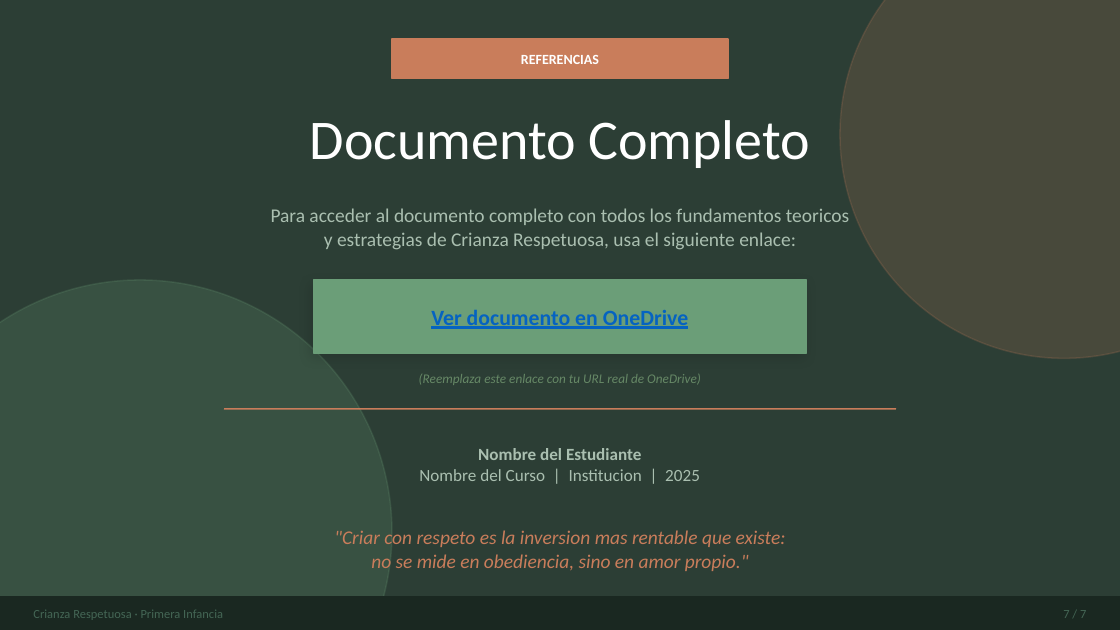
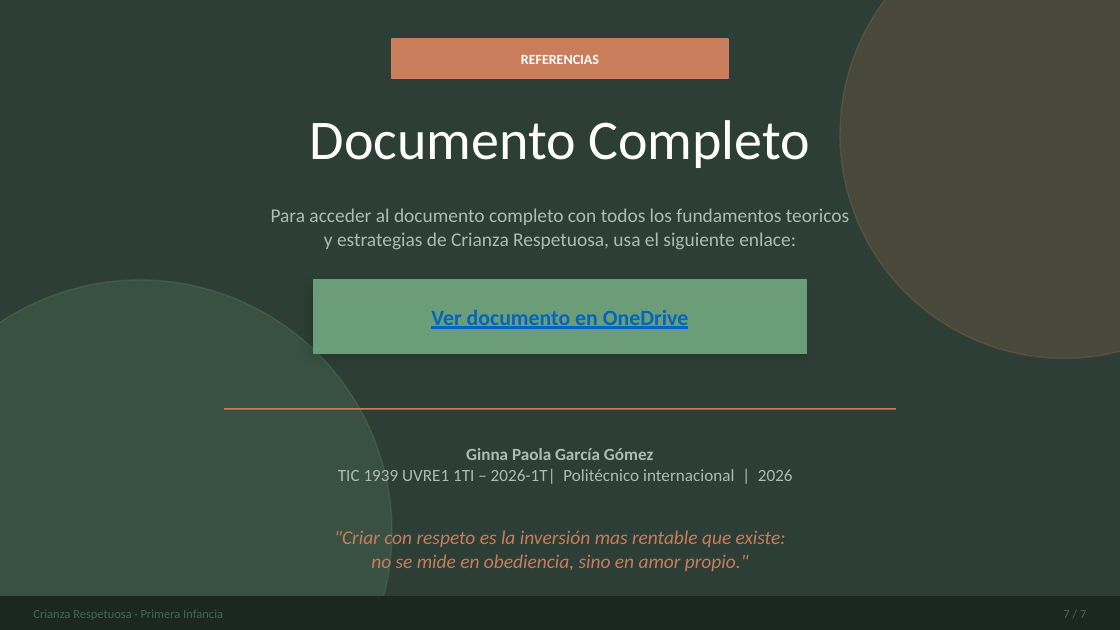
Before and after one commit to jceballos29/paola-poli, a slide deck: slide 7 of CrianzaRespetuosa.pptx. Drawn at 1120x630 pixels with LibreOffice and Linux fonts; fonts in the diff are those of the drawing. Boxes give left, top, right and bottom in pixels: in the first picture for what was removed or moved away, otherwise in the second. Text is boxed around its words. In the diff, an @@ line names an element or a change of style, - is before the commit and + after.

```diff
--- a/CrianzaRespetuosa.pptx
+++ b/CrianzaRespetuosa.pptx
@@ text removed at <box>419,374,701,385</box> @@
-(Reemplaza este enlace con tu URL real de OneDrive)
@@ text at <box>338,448,793,484</box>: text changed @@
-Nombre del Estudiante
-Nombre del Curso | Institucion | 2025
+Ginna Paola García Gómez
+TIC 1939 UVRE1 1TI – 2026-1T| Politécnico internacional | 2026
@@ text at <box>334,530,786,547</box>: text changed @@
-"Criar con respeto es la inversion mas rentable que existe:
+"Criar con respeto es la inversión mas rentable que existe:
```
Also in this commit, not shown: 5 other slides changed, 1 other file.
